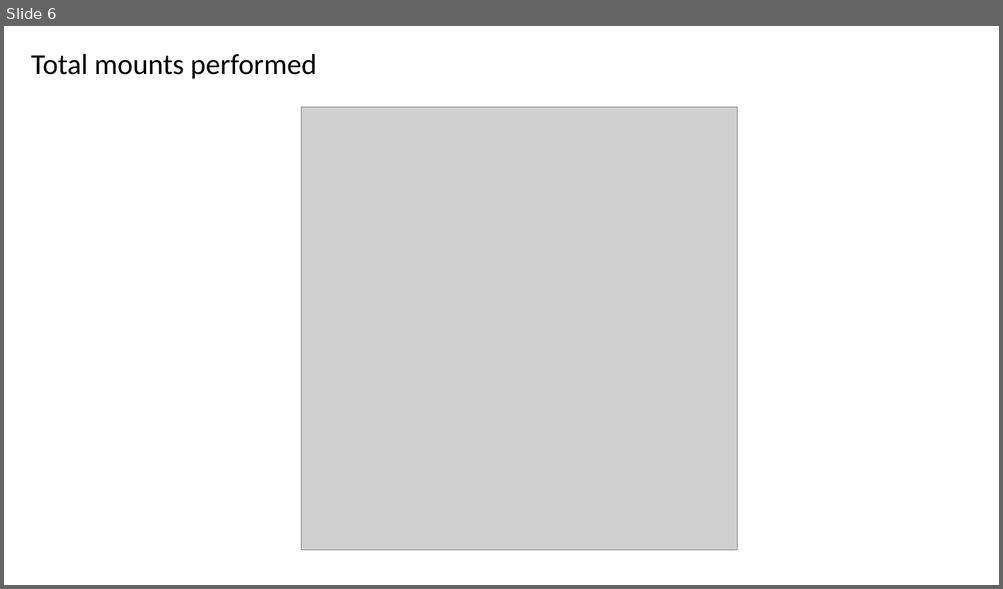
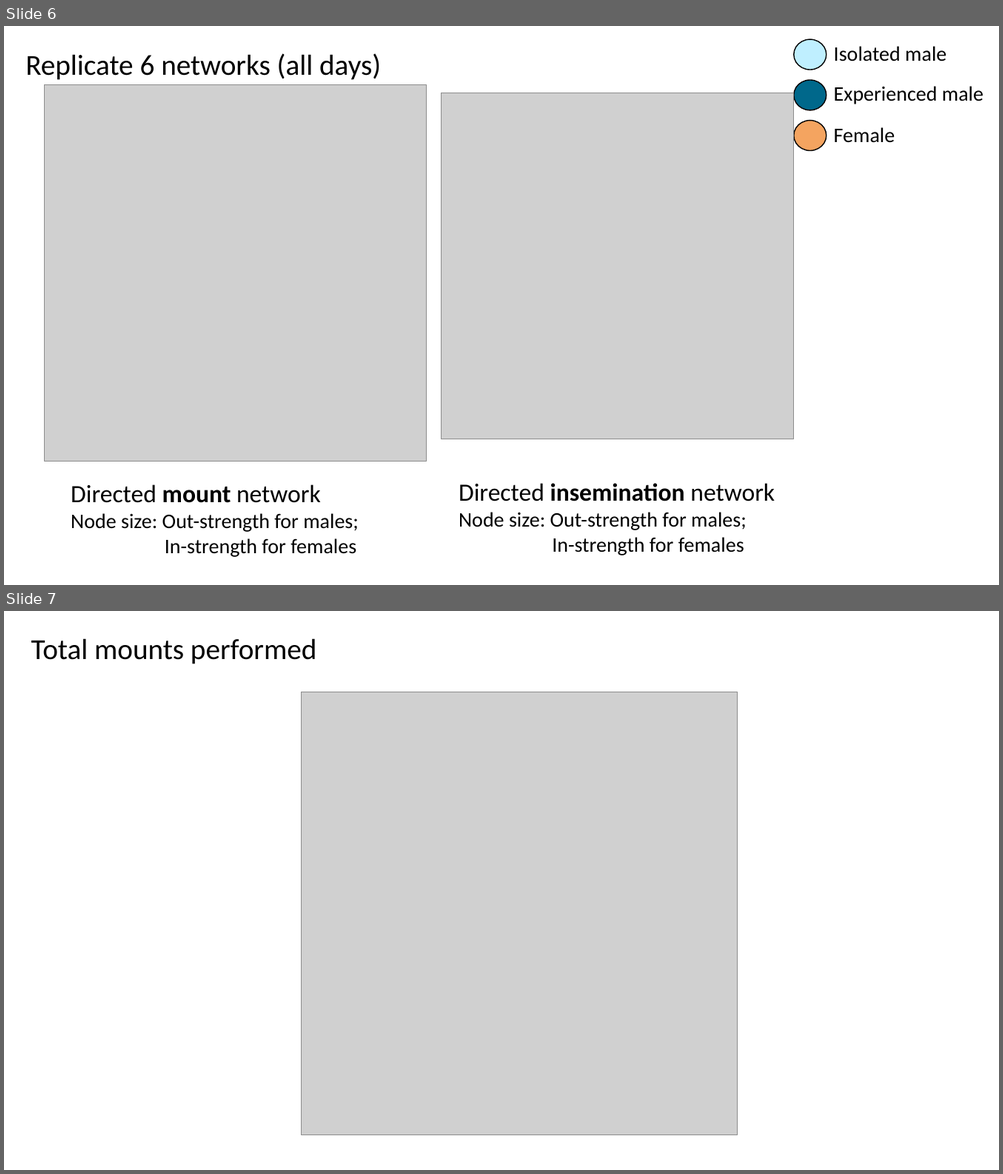
Before and after one commit to janyan33/bb_soc_exp, a slide deck: bb_soc_exp_networks.pptx. Shown one above the other, each under a label of ours: slide 6 before the commit, slides 6 and 7 after it. The pictures are 1003x589 and 1003x1174 pixels, drawn with LibreOffice and Linux fonts; fonts in the diff are those of the drawing; grey boxes stand for pictures. Boxes give left, top, right and bottom in pixels: in the first picture for what was removed or moved away, otherwise in the second. Text is boxed around its words. In the diff, an @@ line names an element or a change of style, - is before the commit and + after.

Commit message:
ppt networks rep 6

```diff
--- a/bb_soc_exp_networks.pptx
+++ b/bb_soc_exp_networks.pptx
@@ slide 6 added at box(4, 26, 999, 585), background #FFFFFF @@
@@ text added at box(25, 53, 381, 80), 28 pt, text #000000 @@
+Replicate 6 networks (all days)
@@ picture added at box(44, 85, 427, 461) @@
@@ picture added at box(441, 93, 794, 440) @@
@@ group added at box(794, 39, 983, 151): 3 ellipses, 3 texts @@
+Isolated male
+Experienced male
+Female
@@ text added at box(71, 485, 358, 557), 20 pt, text #000000 @@
+Directed mount network
+Node size: Out-strength for males;
+In-strength for females
@@ text added at box(458, 483, 774, 556), 20 pt, text #000000 @@
+Directed insemination network
+Node size: Out-strength for males;
+In-strength for females
@@ what was slide 6 is now slide 7 @@
```
